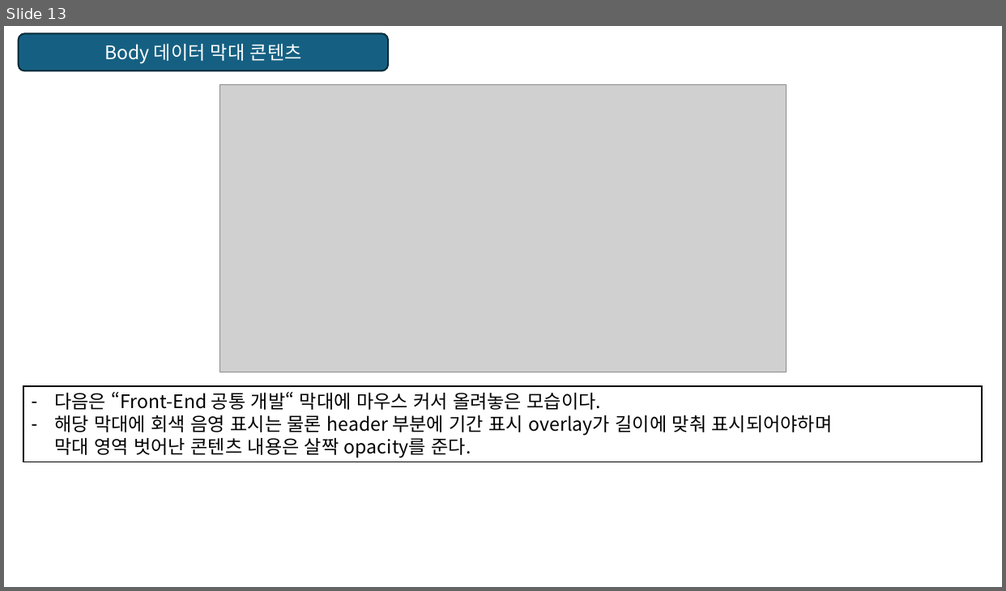
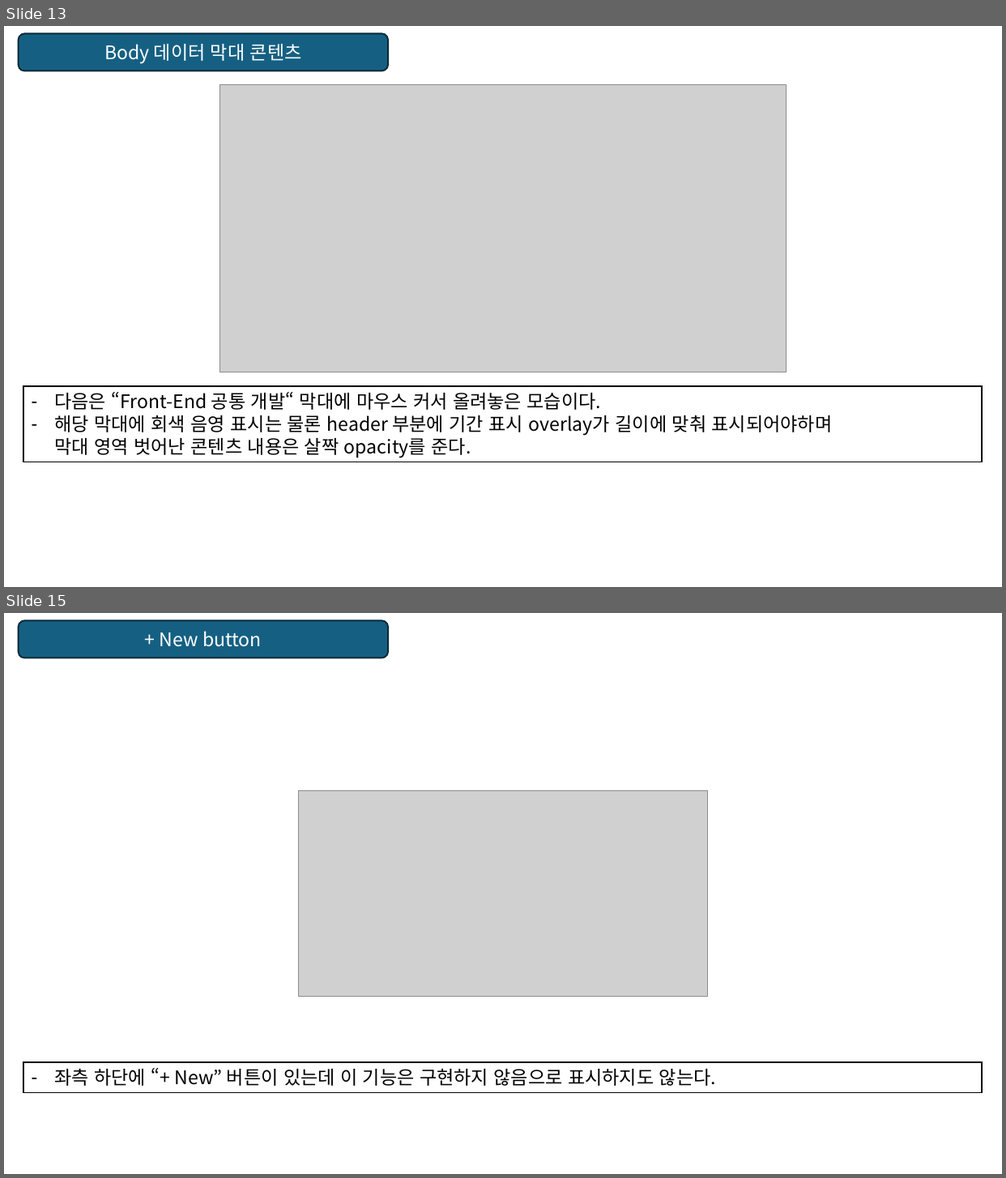
Before and after one commit to 1119xkwks/byul-gantt-chart, a slide deck: docs/ppt/storyboard_v1.pptx. Shown one above the other, each under a label of ours: slide 13 before the commit, slides 13 and 15 after it; the slides between them are not shown. The pictures are 1006x591 and 1006x1178 pixels, drawn with LibreOffice and Linux fonts; fonts in the diff are those of the drawing; grey boxes stand for pictures. Boxes give left, top, right and bottom in pixels: in the first picture for what was removed or moved away, otherwise in the second. Text is boxed around its words. In the diff, an @@ line names an element or a change of style, - is before the commit and + after.

```diff
--- a/docs/ppt/storyboard_v1.pptx
+++ b/docs/ppt/storyboard_v1.pptx
@@ slide 15 added at (4,613,1002,1174), background #FFFFFF @@
@@ rounded rectangle added at (19,620,388,658), fill #156082, outline #092A39 1.5 pt, 18 pt, text #FFFFFF @@
++ New button
@@ picture added at (298,791,708,996) @@
@@ rectangle added at (23,1063,982,1093), fill #FFFFFF, outline #000000 1.5 pt, 18 pt, text #000000 @@
+– 좌측 하단에 “+ New” 버튼이 있는데 이 기능은 구현하지 않음으로 표시하지도 않는다.
```
Also in this commit, not shown: 1 slide changed, 17 other files.
